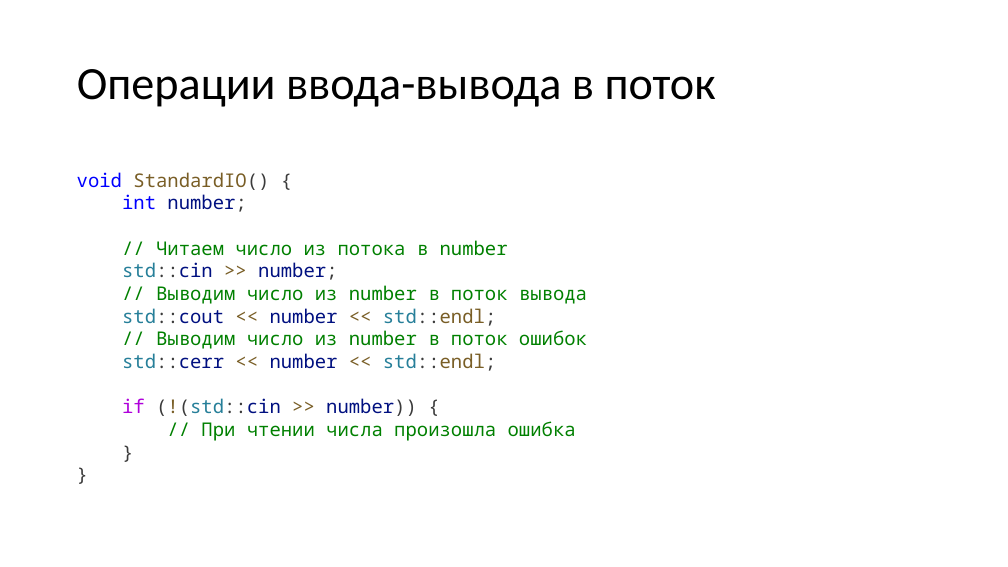
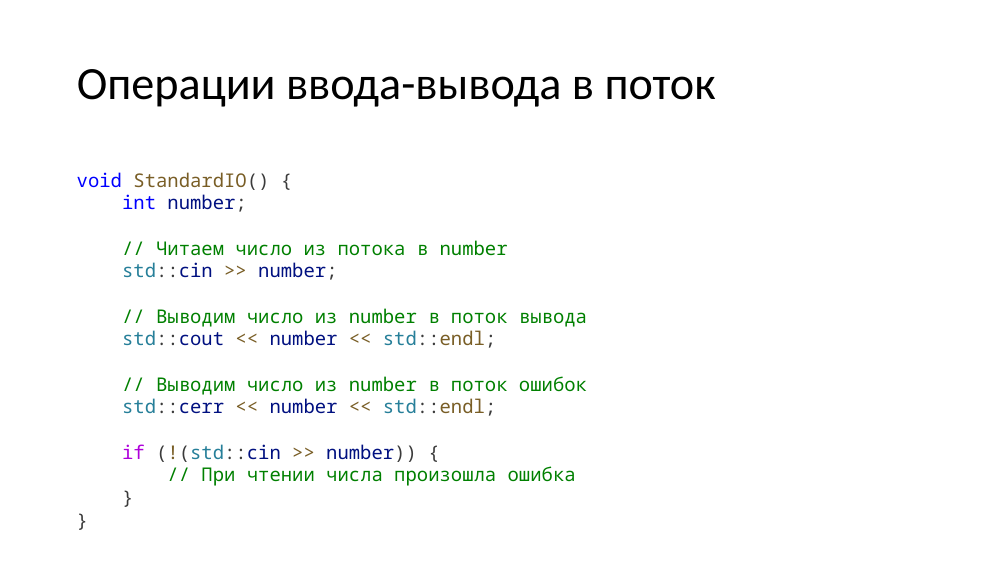
Before and after one commit to alexey-malov/oop, a slide deck: slide 57 of lectures/01/Стандартная библиотека.pptx. Drawn at 1008x567 pixels with LibreOffice and Linux fonts; fonts in the diff are those of the drawing. Boxes give left, top, right and bottom in pixels: in the first picture for what was removed or moved away, otherwise in the second. Text is boxed around its words. In the diff, an @@ line names an element or a change of style, - is before the commit and + after.

```diff
--- a/lectures/01/Стандартная библиотека.pptx
+++ b/lectures/01/Стандартная библиотека.pptx
@@ text "void StandardIO() {" rewrapped from (x1=77, y1=172, x2=587, y2=441) to (x1=77, y1=172, x2=587, y2=486) @@
```
Also in this commit, not shown: 2 other slides changed, 5 slides added, 7 other files.
